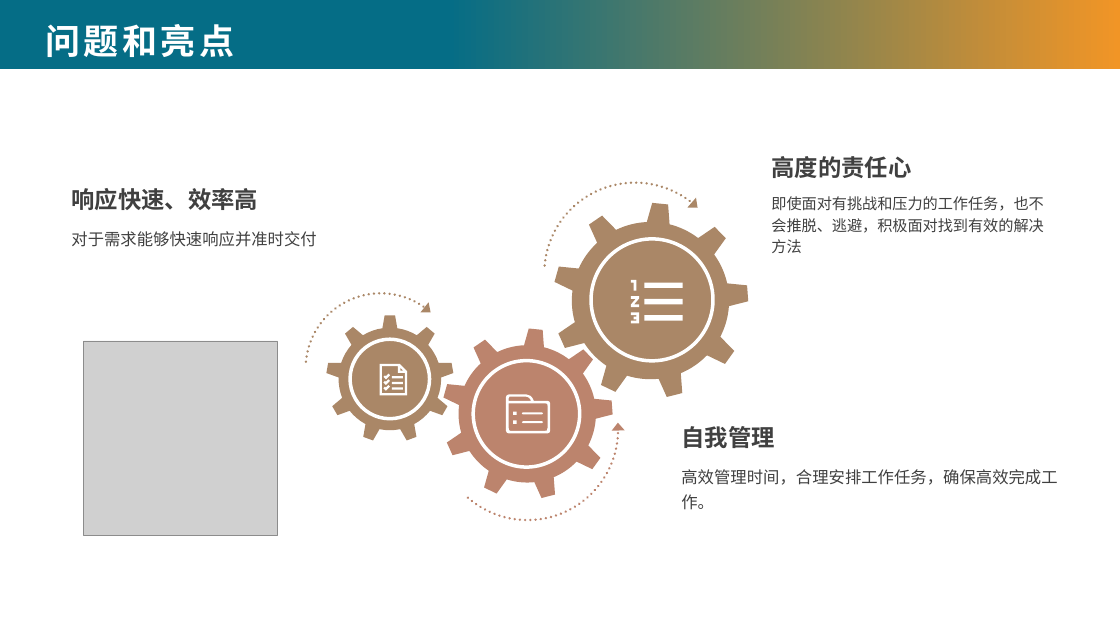
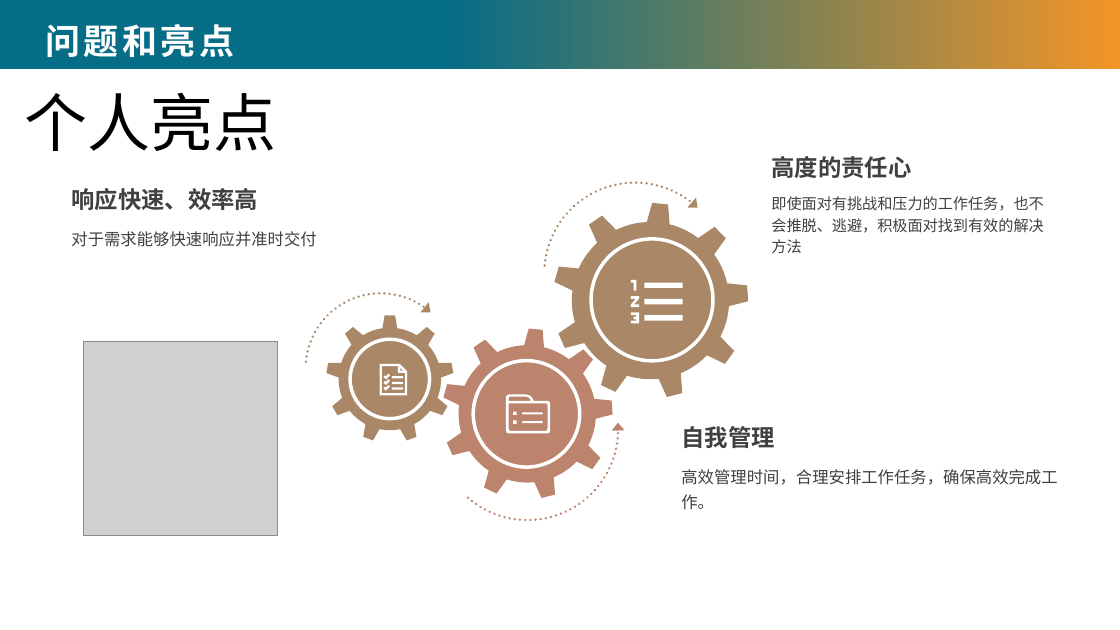
Before and after one commit to chenzz1228/MDG, a slide deck: slide 7 of 年中述职材料模板-职员.pptx. Drawn at 1120x630 pixels with LibreOffice and Linux fonts; fonts in the diff are those of the drawing; grey boxes stand for pictures; background and template pictures are left out. Boxes give left, top, right and bottom in pixels: in the first picture for what was removed or moved away, otherwise in the second. Text is boxed around its words. In the diff, an @@ line names an element or a change of style, - is before the commit and + after.

```diff
--- a/年中述职材料模板-职员.pptx
+++ b/年中述职材料模板-职员.pptx
@@ text added at (24, 92, 276, 151), 54 pt, text #000000 @@
+个人亮点
```
Also in this commit, not shown: 3 other slides changed, 1 slide removed.
